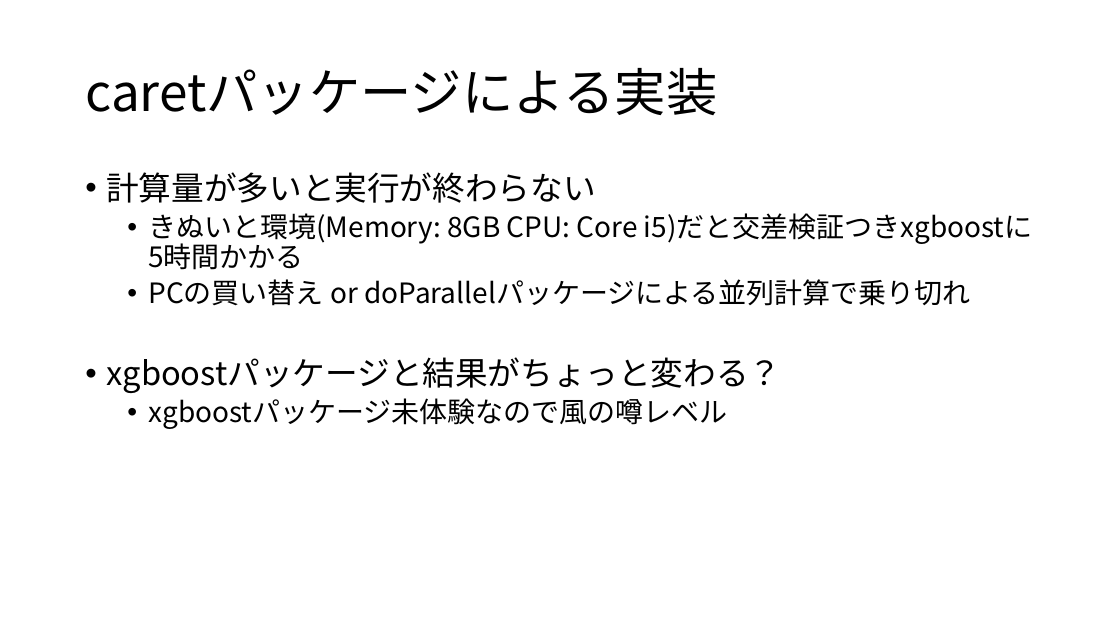
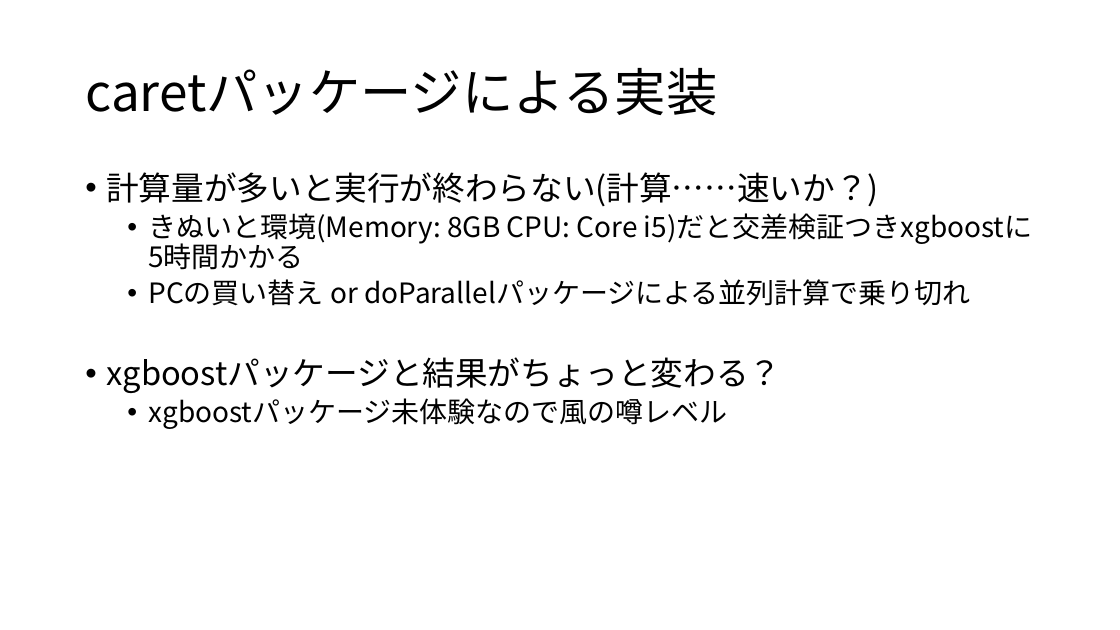
Before and after one commit to 8-u8/Kaggle, a slide deck: slide 23 of Santander/output/caretパッケージを使ったXGBoostのformula型.pptx. Drawn at 1120x630 pixels with LibreOffice and Linux fonts; fonts in the diff are those of the drawing. Boxes give left, top, right and bottom in pixels: in the first picture for what was removed or moved away, otherwise in the second. Text is boxed around its words. In the diff, an @@ line names an element or a change of style, - is before the commit and + after.

```diff
--- a/Santander/output/caretパッケージを使ったXGBoostのformula型.pptx
+++ b/Santander/output/caretパッケージを使ったXGBoostのformula型.pptx
@@ text at bbox=[106, 172, 878, 206]: text changed @@
-• 計算量が多いと実行が終わらない
+• 計算量が多いと実行が終わらない(計算……速いか？)
```
Also in this commit, not shown: 3 other slides changed, 1 slide added.
